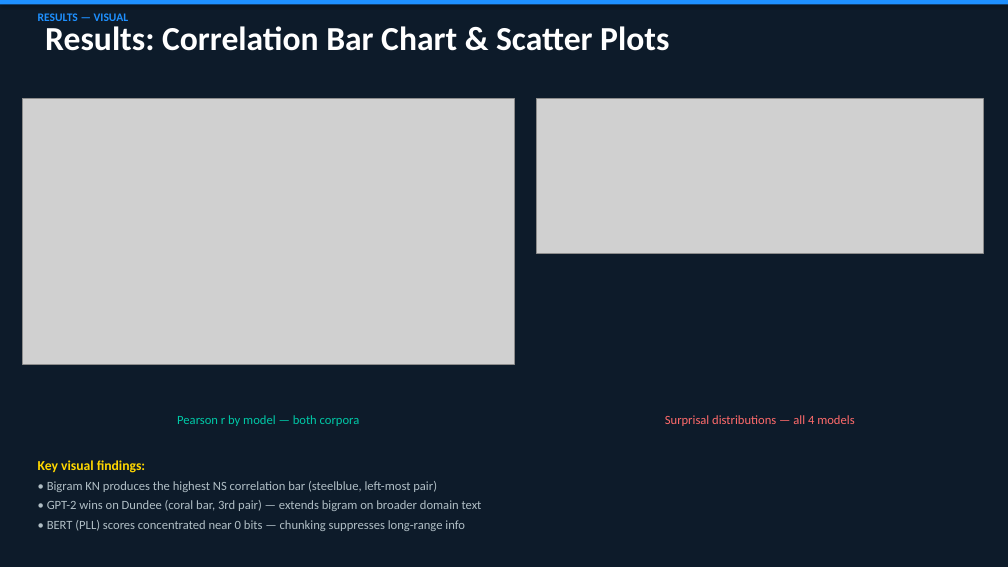
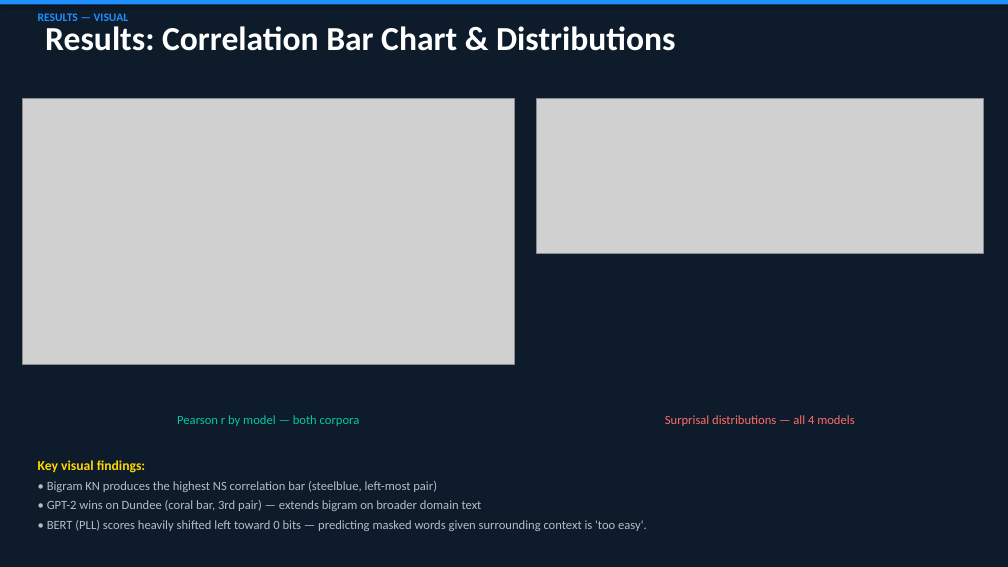
Before and after one commit to MuditGupta2502/Predicting-Human-Reading-Difficulty-using-Language-Model-Surprisal, a slide deck: slide 14 of results/Project_Presentation.pptx (slide 12 before the commit). Drawn at 1008x567 pixels with LibreOffice and Linux fonts; fonts in the diff are those of the drawing; grey boxes stand for pictures. Boxes give left, top, right and bottom in pixels: in the first picture for what was removed or moved away, otherwise in the second. Text is boxed around its words. In the diff, an @@ line names an element or a change of style, - is before the commit and + after.

```diff
--- a/results/Project_Presentation.pptx
+++ b/results/Project_Presentation.pptx
@@ text at [45,26,675,51]: text changed @@
-Results: Correlation Bar Chart & Scatter Plots
+Results: Correlation Bar Chart & Distributions
@@ text at [47,520,647,531]: text changed @@
-• BERT (PLL) scores concentrated near 0 bits — chunking suppresses long-range info
+• BERT (PLL) scores heavily shifted left toward 0 bits — predicting masked words given surrounding context is 'too easy'.
```
Also in this commit, not shown: 8 other slides changed, 8 slides added, 6 slides removed, 1 other file.
